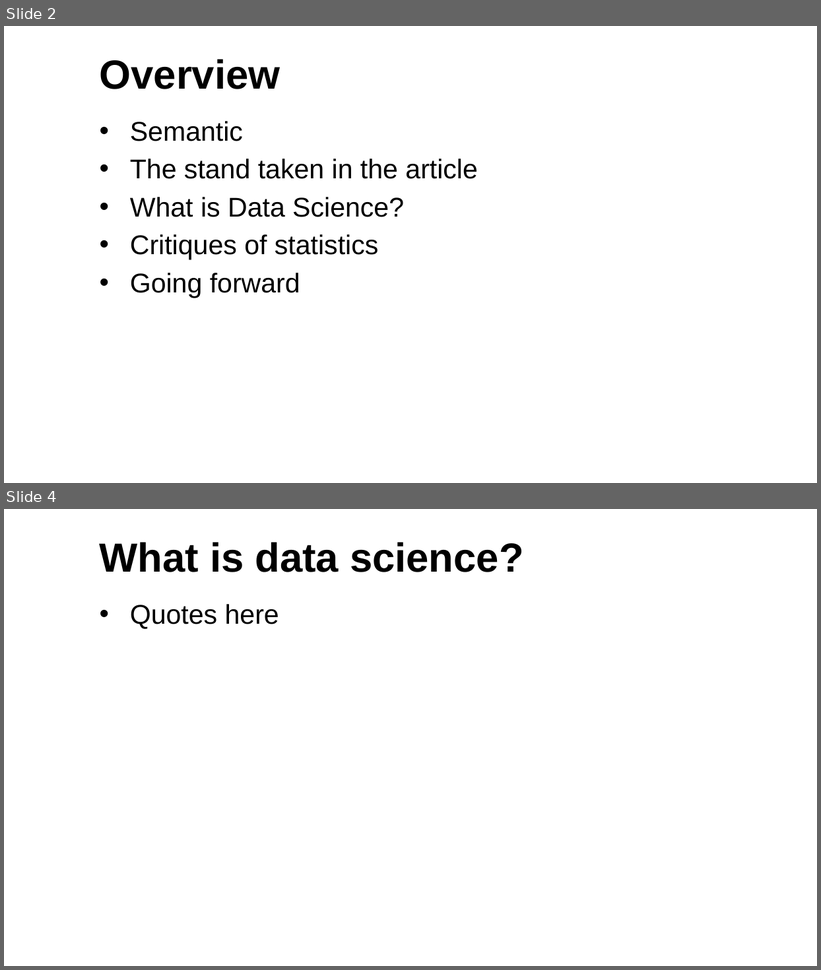
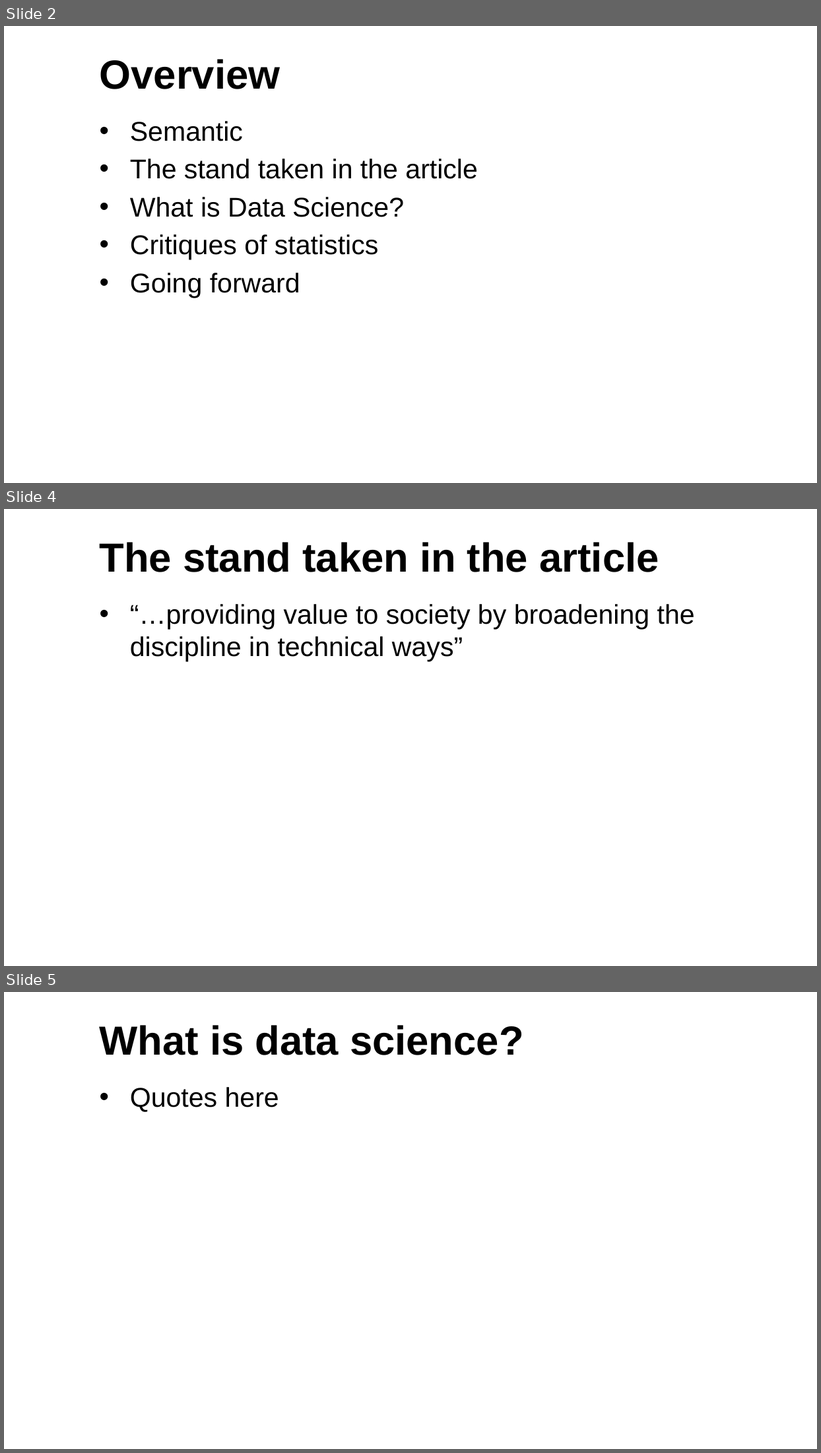
Before and after one commit to TiniusM/MA8701-Project-2, a slide deck: Article presentation.pptx. Shown one above the other, each under a label of ours: slides 2 and 4 before the commit, slides 2, 4 and 5 after it; the slides between them are not shown. The pictures are 821x970 and 821x1453 pixels, drawn with LibreOffice and Linux fonts; fonts in the diff are those of the drawing; background and template pictures are left out. Boxes give left, top, right and bottom in pixels: in the first picture for what was removed or moved away, otherwise in the second. Text is boxed around its words. In the diff, an @@ line names an element or a change of style, - is before the commit and + after.

```diff
--- a/Article presentation.pptx
+++ b/Article presentation.pptx
@@ slide 4 added at (x1=4, y1=509, x2=817, y2=966), background #FFFFFF; not listed: 1 template element that a slide beside it also shows @@
@@ title added at (x1=100, y1=542, x2=659, y2=572), 36 pt, text #000000, bold @@
+The stand taken in the article
@@ text added at (x1=130, y1=604, x2=695, y2=662), 24 pt, text #000000 @@
+• “…providing value to society by broadening the discipline in technical ways”
@@ what was slide 4 is now slide 5 @@
```
Also in this commit, not shown: 1 slide changed.
